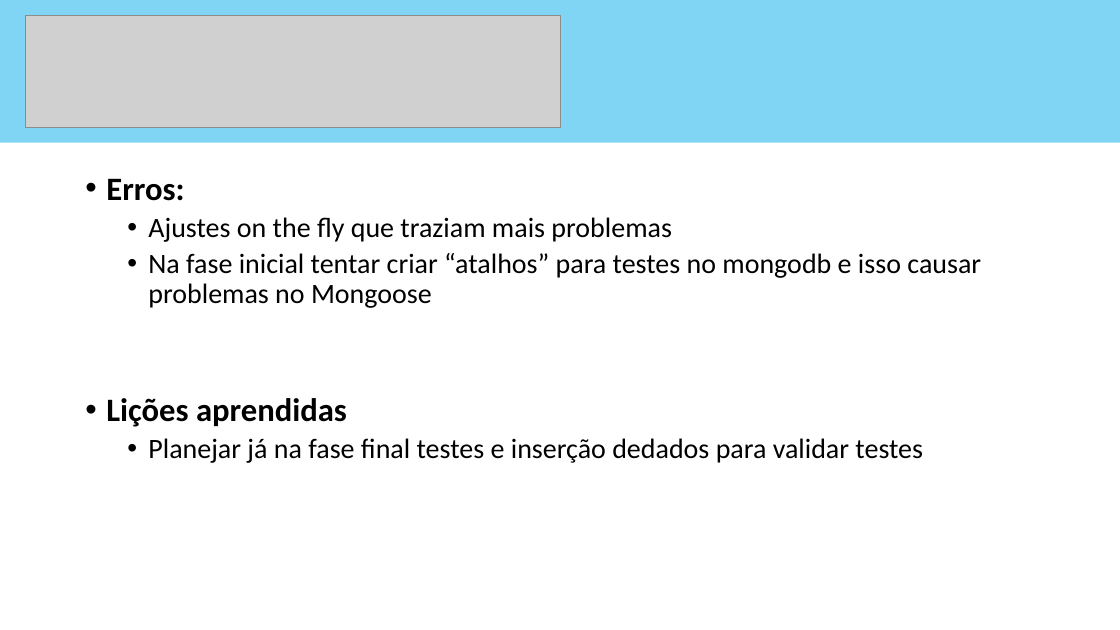
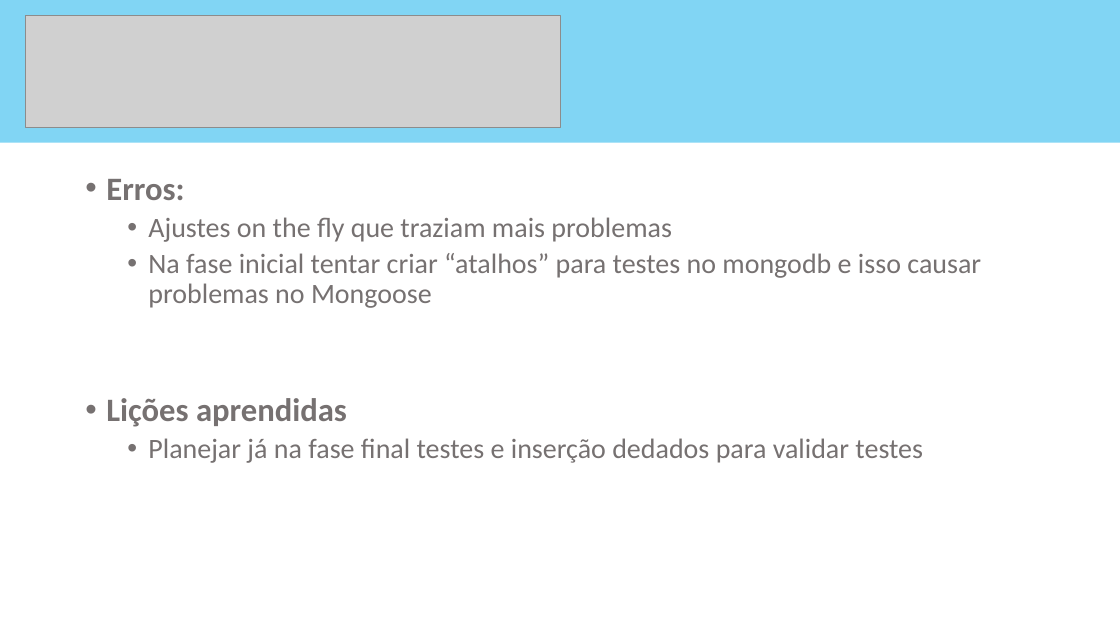
Before and after one commit to plsalles/Project2, a slide deck: slide 4 of Presentation1.pptx. Drawn at 1120x630 pixels with LibreOffice and Linux fonts; fonts in the diff are those of the drawing; grey boxes stand for pictures. Boxes give left, top, right and bottom in pixels: in the first picture for what was removed or moved away, otherwise in the second. Text is boxed around its words. In the diff, an @@ line names an element or a change of style, - is before the commit and + after.

```diff
--- a/Presentation1.pptx
+++ b/Presentation1.pptx
@@ text "Erros:" at (x1=106, y1=179, x2=981, y2=463): text colour #000000 to #767171 @@
```
Also in this commit, not shown: 3 other slides changed, 6 other files.
